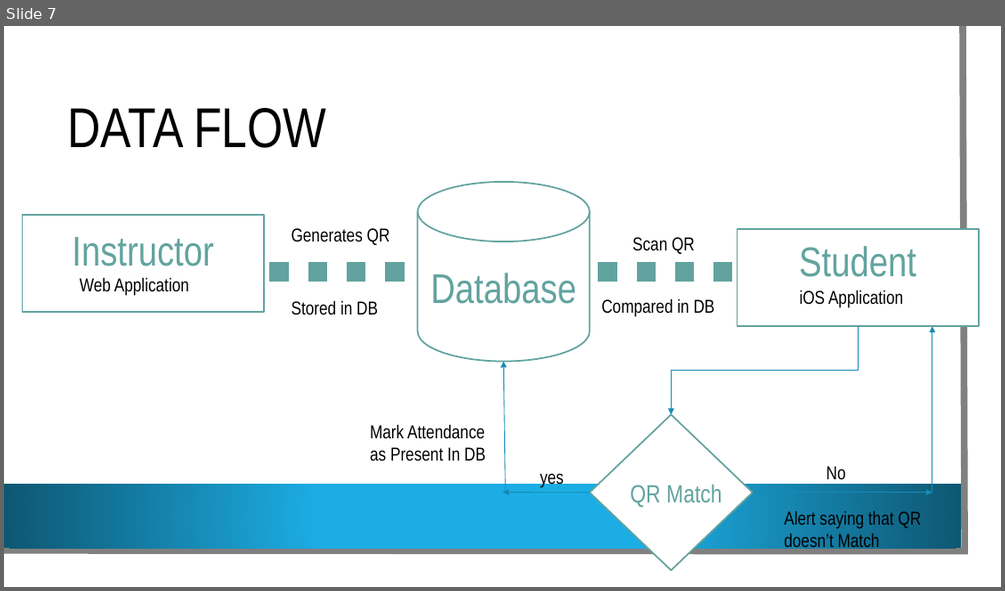
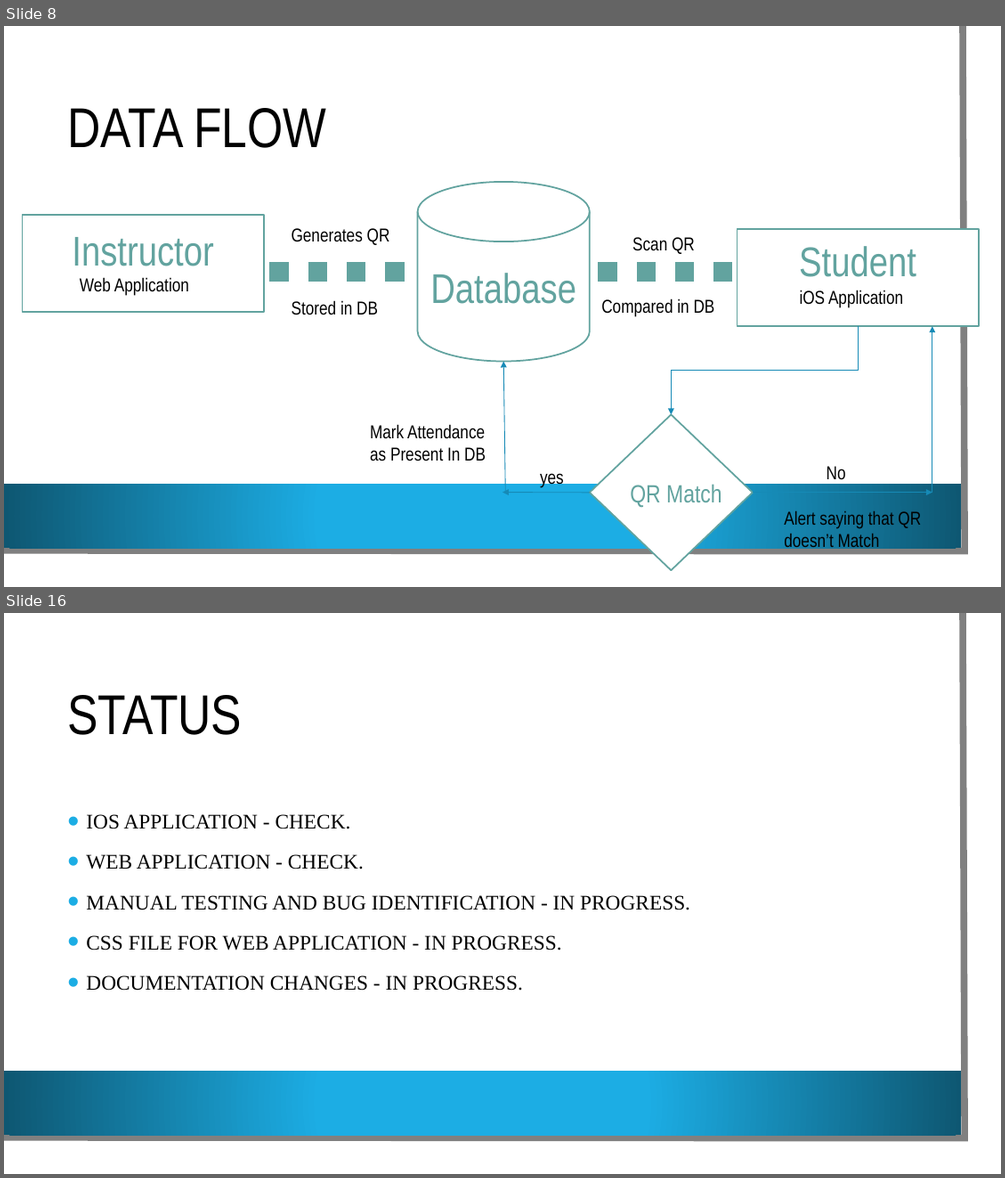
Before and after one commit to VamsiDevalla/Student-Attendance-Tracking, a slide deck: final ppt.pptx. Shown one above the other, each under a label of ours: slide 7 before the commit, slides 8 and 16 after it; the slides between them are not shown. The pictures are 1005x591 and 1005x1178 pixels, drawn with LibreOffice and Linux fonts; fonts in the diff are those of the drawing; background and template pictures are left out. Boxes give left, top, right and bottom in pixels: in the first picture for what was removed or moved away, otherwise in the second. Text is boxed around its words. In the diff, an @@ line names an element or a change of style, - is before the commit and + after.

```diff
--- a/final ppt.pptx
+++ b/final ppt.pptx
@@ slide 16 added at (4, 613, 1001, 1174), background picture (left out); not listed: 3 template elements that a slide beside it also shows @@
@@ title added at (67, 695, 242, 735), 54 pt, text #000000 @@
+STATUS
@@ text added at (86, 814, 690, 990), 20 pt, text #000000 @@
+• IOS APPLICATION - CHECK.
+• WEB APPLICATION - CHECK.
+• MANUAL TESTING AND BUG IDENTIFICATION - IN PROGRESS.
+• CSS FILE FOR WEB APPLICATION - IN PROGRESS.
+• DOCUMENTATION CHANGES - IN PROGRESS.
@@ what was slide 7 is now slide 8 @@
```
Also in this commit, not shown: 4 slides changed, 4 other slides added, 1 slide removed.
